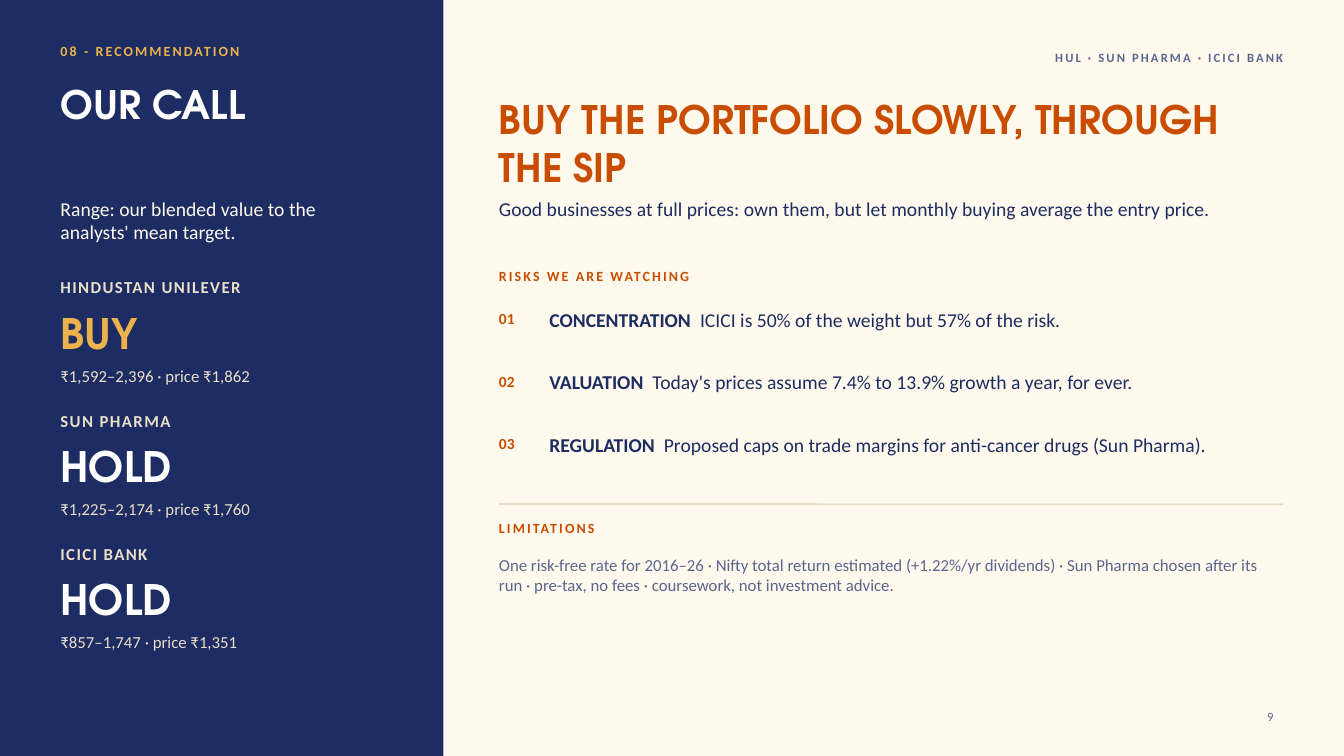
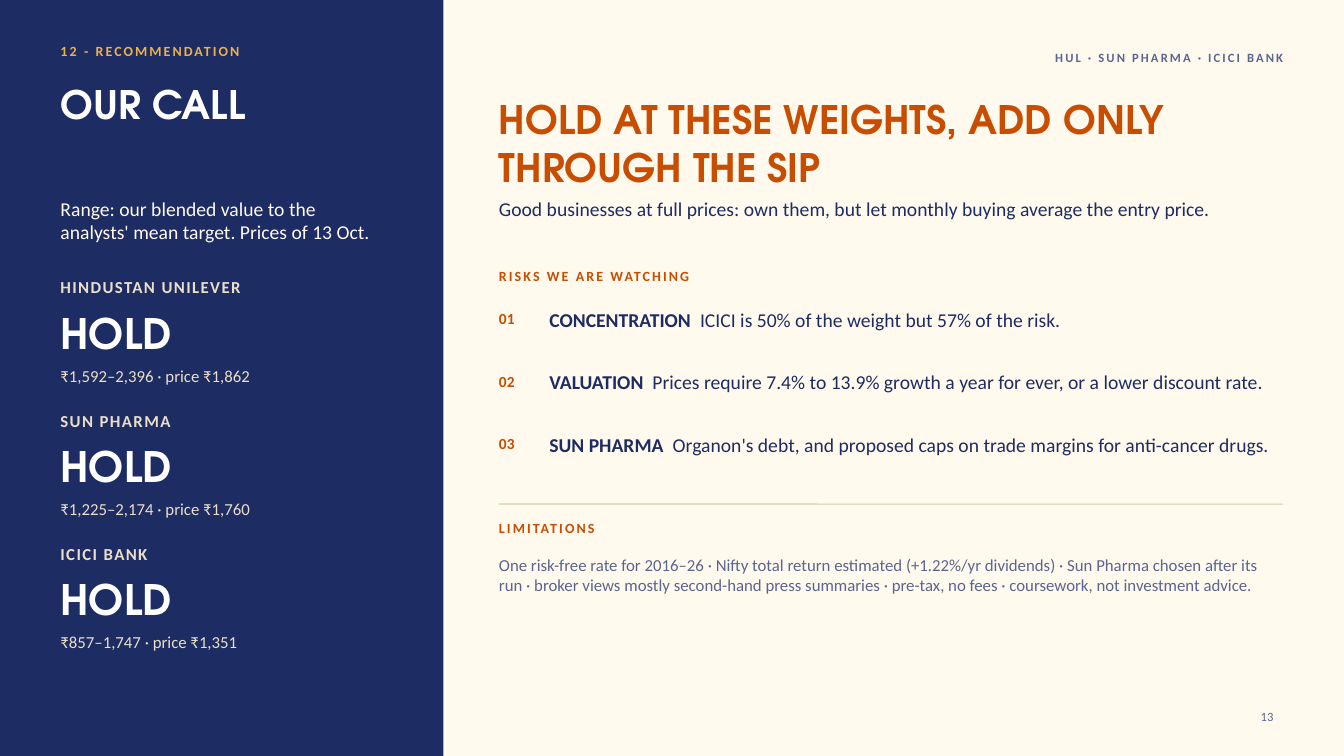
Before and after one commit to xXcromsom/sa-portfolio, a slide deck: slide 13 of deliverables/out/SA_Portfolio_Deck.pptx (slide 9 before the commit). Drawn at 1344x756 pixels with LibreOffice and Linux fonts; fonts in the diff are those of the drawing. Boxes give left, top, right and bottom in pixels: in the first picture for what was removed or moved away, otherwise in the second. Text is boxed around its words. In the diff, an @@ line names an element or a change of style, - is before the commit and + after.

```diff
--- a/deliverables/out/SA_Portfolio_Deck.pptx
+++ b/deliverables/out/SA_Portfolio_Deck.pptx
@@ text at (60, 42, 383, 73): text changed @@
-08 - RECOMMENDATION
+12 - RECOMMENDATION
@@ text at (499, 104, 1163, 183): text changed @@
-BUY THE PORTFOLIO SLOWLY, THROUGH THE SIP
+HOLD AT THESE WEIGHTS, ADD ONLY THROUGH THE SIP
@@ text at (60, 202, 370, 243): text changed @@
-Range: our blended value to the analysts' mean target.
+Range: our blended value to the analysts' mean target. Prices of 13 Oct.
@@ text at (60, 317, 172, 350): text changed; text colour #EBB24D to #FFFFFF @@
-BUY
+HOLD
@@ text at (549, 375, 1263, 393): text changed @@
-VALUATION Today's prices assume 7.4% to 13.9% growth a year, for ever.
+VALUATION Prices require 7.4% to 13.9% growth a year for ever, or a lower discount rate.
@@ text at (549, 438, 1268, 456): text changed @@
-REGULATION Proposed caps on trade margins for anti-cancer drugs (Sun Pharma).
+SUN PHARMA Organon's debt, and proposed caps on trade margins for anti-cancer drugs.
@@ text at (499, 559, 1257, 594): text changed @@
-One risk-free rate for 2016–26 · Nifty total return estimated (+1.22%/yr dividends) · Sun Pharma chosen after its run · pre-tax, no fees · coursework, not investment advice.
+One risk-free rate for 2016–26 · Nifty total return estimated (+1.22%/yr dividends) · Sun Pharma chosen after its run · broker views mostly second-hand press summaries · pre-tax, no fees · coursework, not investment advice.
@@ page number at (1261, 713, 1274, 721): text changed @@
-9
+13
```
Also in this commit, not shown: 9 other slides changed, 5 slides added, 1 slide removed, 21 other files.
